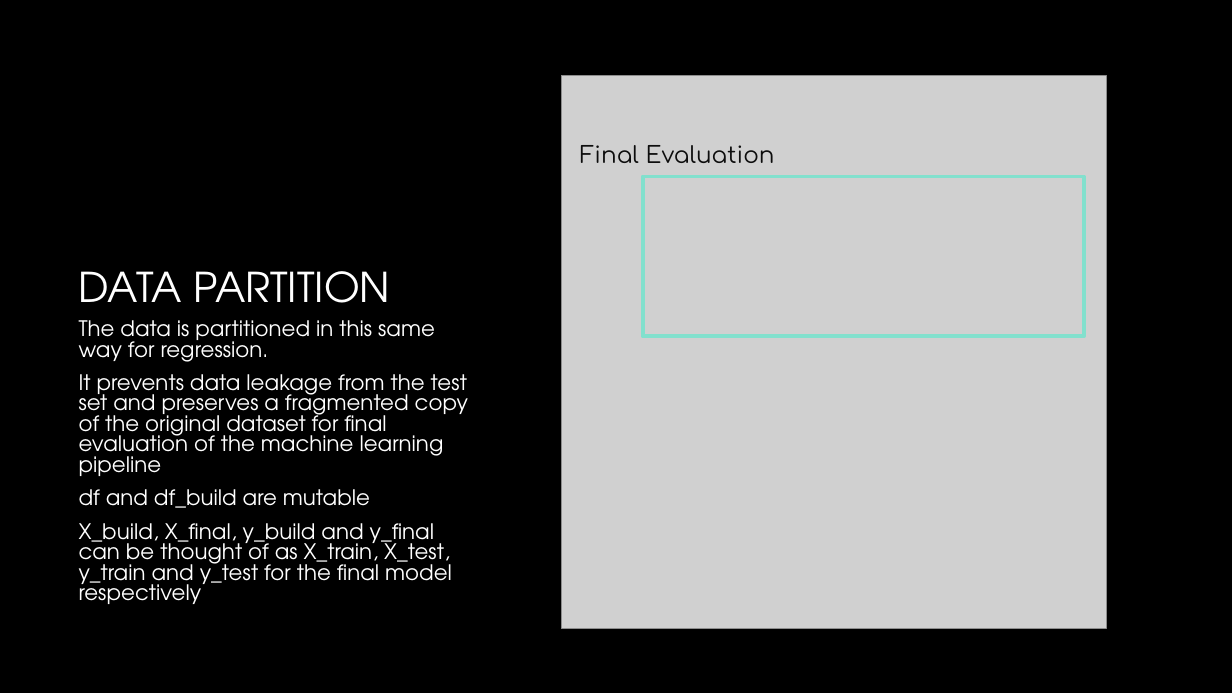
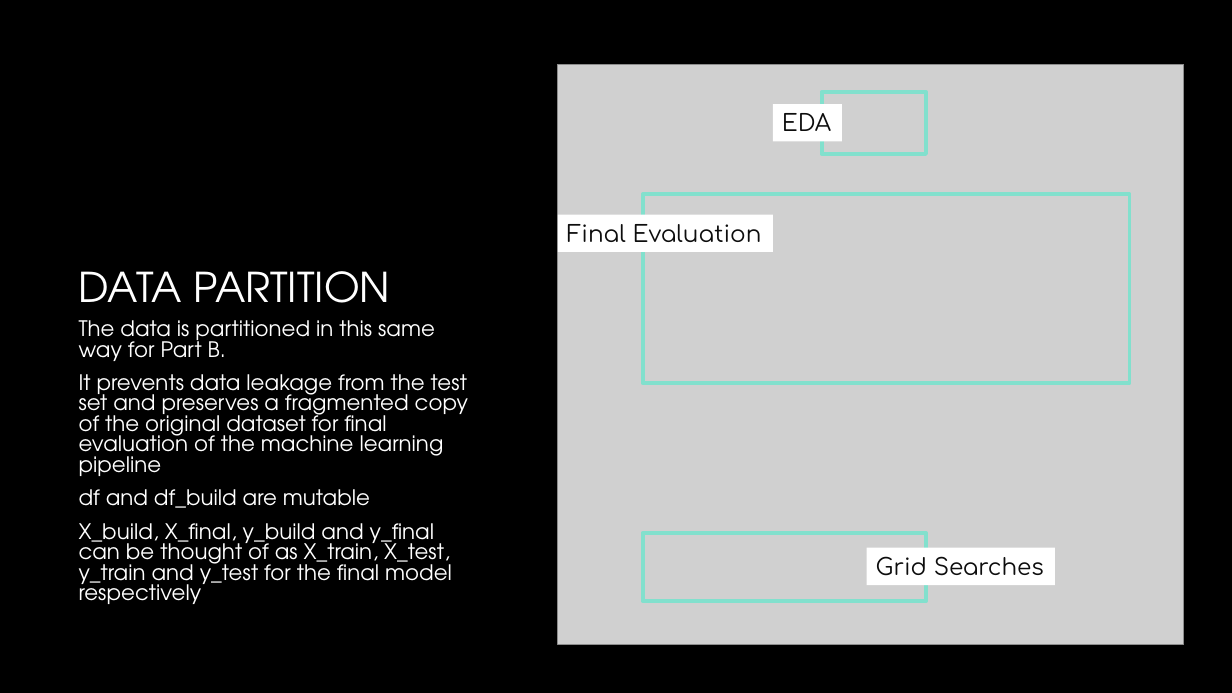
Before and after one commit to ethanolx/Mushrooms-Housing-py, a slide deck: slide 6 of doc/classification-highlights.pptx (slide 7 before the commit). Drawn at 1232x693 pixels with LibreOffice and Linux fonts; fonts in the diff are those of the drawing; grey boxes stand for pictures; background and template pictures are left out. Boxes give left, top, right and bottom in pixels: in the first picture for what was removed or moved away, otherwise in the second. Text is boxed around its words. In the diff, an @@ line names an element or a change of style, - is before the commit and + after.

```diff
--- a/doc/classification-highlights.pptx
+++ b/doc/classification-highlights.pptx
@@ picture: place and size @@
-picture at (561,76,1106,628)
+picture at (558,64,1184,644)
@@ rectangle added at (773,104,842,141), fill #FFFFFF, 18 pt, text #0D0D0D @@
+EDA
@@ rectangle added at (822,91,926,153), outline #82E0CD 3 pt @@
@@ rectangle: place and size @@
-rectangle at (643,177,1085,336)
+rectangle at (643,194,1130,383)
@@ rectangle "Final Evaluation": place and size @@
-rectangle "Final Evaluation" at (580,145,775,163)
+rectangle "Final Evaluation" at (558,214,774,251)
@@ rectangle "Final Evaluation" at (558,214,774,251): fill none to #FFFFFF @@
@@ text at (79,320,435,361): text changed @@
-The data is partitioned in this same way for regression.
+The data is partitioned in this same way for Part B.
@@ rectangle added at (643,533,927,602), outline #82E0CD 3 pt @@
@@ rectangle added at (867,548,1055,585), fill #FFFFFF, 18 pt, text #0D0D0D @@
+Grid Searches
```
Also in this commit, not shown: 6 other slides changed, 1 slide removed, 6 other files.
